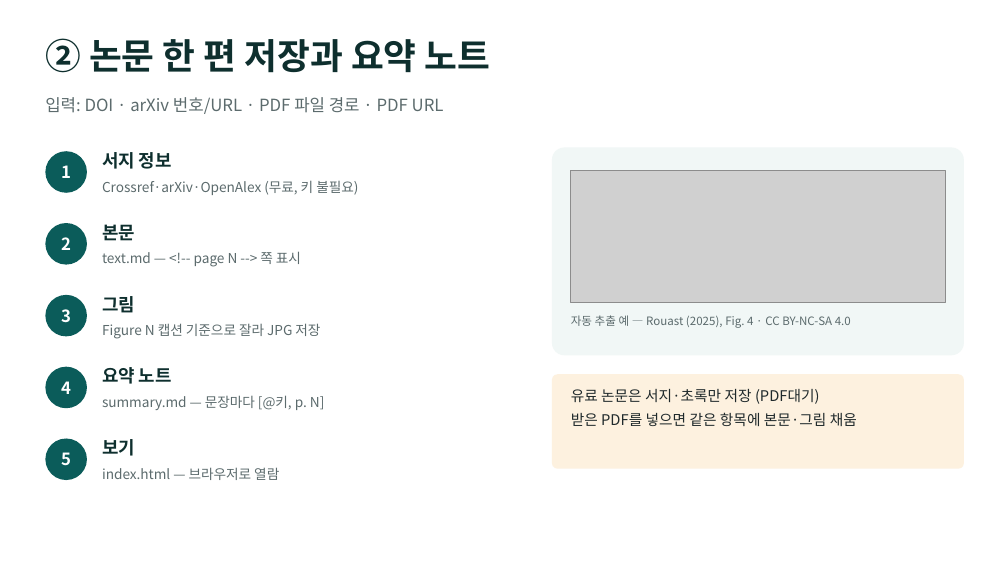
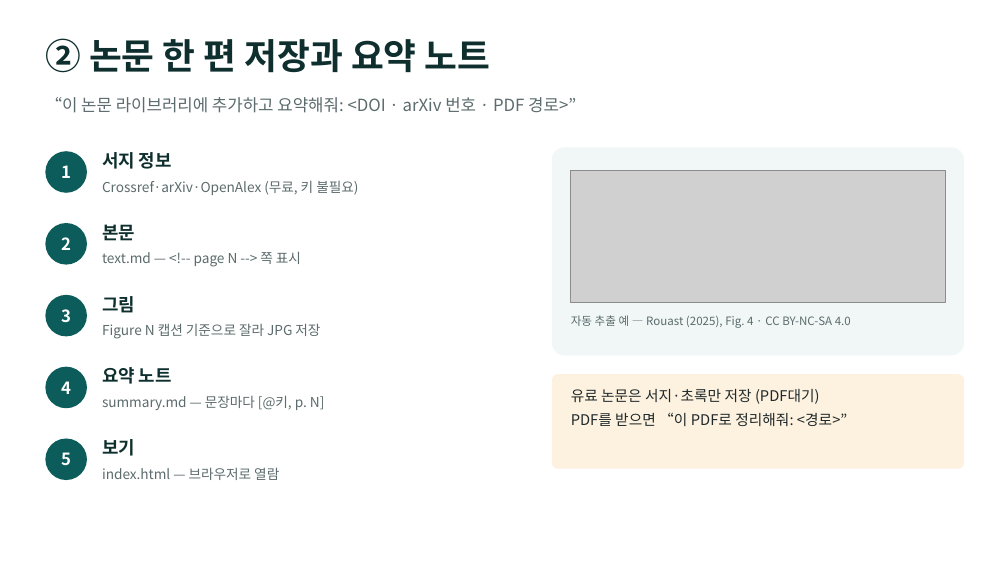
Before and after one commit to emilyJ7/paper-summary, a slide deck: slide 5 of docs/paper-summary_사용가이드.pptx. Drawn at 1008x567 pixels with LibreOffice and Linux fonts; fonts in the diff are those of the drawing; grey boxes stand for pictures. Boxes give left, top, right and bottom in pixels: in the first picture for what was removed or moved away, otherwise in the second. Text is boxed around its words. In the diff, an @@ line names an element or a change of style, - is before the commit and + after.

```diff
--- a/docs/paper-summary_사용가이드.pptx
+++ b/docs/paper-summary_사용가이드.pptx
@@ text at (45, 97, 576, 113): text changed @@
-입력: DOI · arXiv 번호/URL · PDF 파일 경로 · PDF URL
+“이 논문 라이브러리에 추가하고 요약해줘: <DOI · arXiv 번호 · PDF 경로>”
@@ text at (571, 413, 847, 426): text changed @@
-받은 PDF를 넣으면 같은 항목에 본문·그림 채움
+PDF를 받으면 “이 PDF로 정리해줘: <경로>”
```
Also in this commit, not shown: 4 other slides changed, 1 slide added, 1 slide removed, 5 other files.
